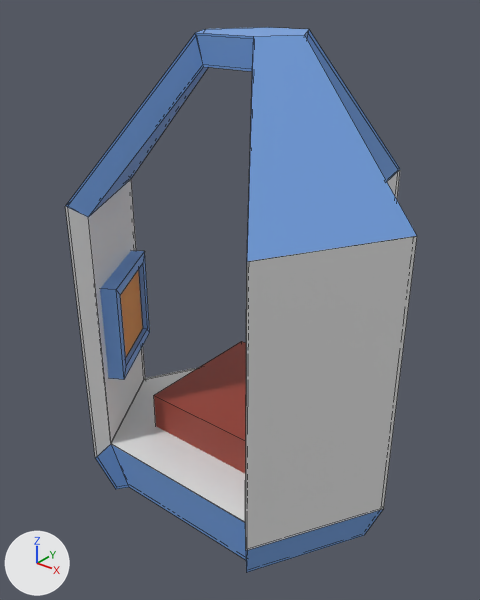
A saved change to the FBX model Assets/DemoSceneAssets/Droppod.fbx.
Both versions are drawn from a 50 mm camera at (1.47, -1.93, 1.96) aimed at (-0.04, -0.04, 0.8). Lighting does not change. The marker at lower left points along +X, +Y and +Z. Mesh edges are drawn as thin lines. Where no turn or scale is listed for an object, it has been applied to the vertices.

The older version as bpy lines, for what is in view:
```python
me_cone = bpy.data.meshes.new('Cone')
me_cone.from_pydata(...)  # 96 vertices, 92 faces; spans x -0.69..0.69, y -0.56..0.63, z -0.05..1.8
# faces by material slot: [34, 58]
me_cone.materials.append(mat_material)  # white #e7e7e7
me_cone.materials.append(mat_material_001)  # blue #76a5e7
me_cube_002 = bpy.data.meshes.new('Cube.002')
me_cube_002.from_pydata(...)  # a box spanning x -0.3..0.3, y -0.3..0.3, z -0.09..0.09
me_cube_002.materials.append(mat_material_002)  # red #9b4033
me_cube_006 = bpy.data.meshes.new('Cube.006')
me_cube_006.from_pydata(...)  # 16 vertices, 14 faces; spans x -0.136..0.136, y -0.192..0.192, z -0.2..0.2
# faces by material slot: [13, 1]
me_cube_006.materials.append(mat_material_001)  # blue #76a5e7
me_cube_006.materials.append(mat_material_003)  # orange #e79a4a
ob_droppod_main = bpy.data.objects.new('Droppod Main', me_cone)
ob_droppod_main.location = (0.0, 0.0, 0.0)
ob_light = bpy.data.objects.new('Light', me_cube_006)
ob_light.location = (-0.459, -0.282, 0.7)
ob_seat = bpy.data.objects.new('Seat', me_cube_002)
ob_seat.location = (0.0, 0.0, 0.274)
```
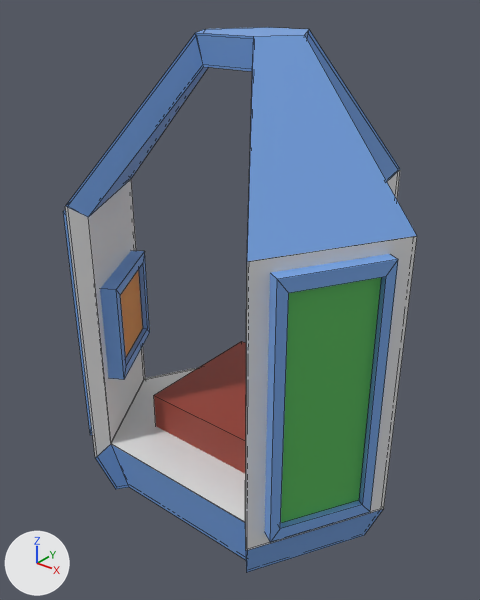
What the commit changed:
Material 'Material.004' (mat_material_004) is new.
Its base color is (0.0961, 0.497, 0.103) (green #57bb5a).
Mesh me_cube_009 is new.
It has 24 vertices, 22 faces and spans x -0.134..0.134, y -0.194..0.194, z -0.5..0.5.
Faces by material slot: [21, 1].
It uses material mat_material_001 (blue #76a5e7).
It uses material mat_material_004 (green #57bb5a).
Mesh me_cube_008 is new.
It has 24 vertices, 22 faces and spans x -0.135..0.135, y -0.193..0.193, z -0.5..0.5.
Faces by material slot: [21, 1].
It uses material mat_material_001 (blue #76a5e7).
It uses material mat_material_004 (green #57bb5a).
Object 'Light 1.002' (ob_light_1_002) is new; it shows me_cube_009.
Its location is (-0.541, -0.325, 0.7).
Object 'Light 1.001' (ob_light_1_001) is new; it shows me_cube_008.
Its location is (0.547, -0.33, 0.7).

Where the change shows, as pixel boxes (x1, y1, x2, y2) in the pictures (480 x 600 px):
'Light 1.001', added: after (264, 254, 398, 543)
    faces in mat_material_004 (green #57bb5a): (281, 277, 381, 523)
    faces in mat_material_001 (blue #76a5e7): (264, 254, 398, 543)
'Light 1.002', added (blue): after (63, 210, 92, 435)
